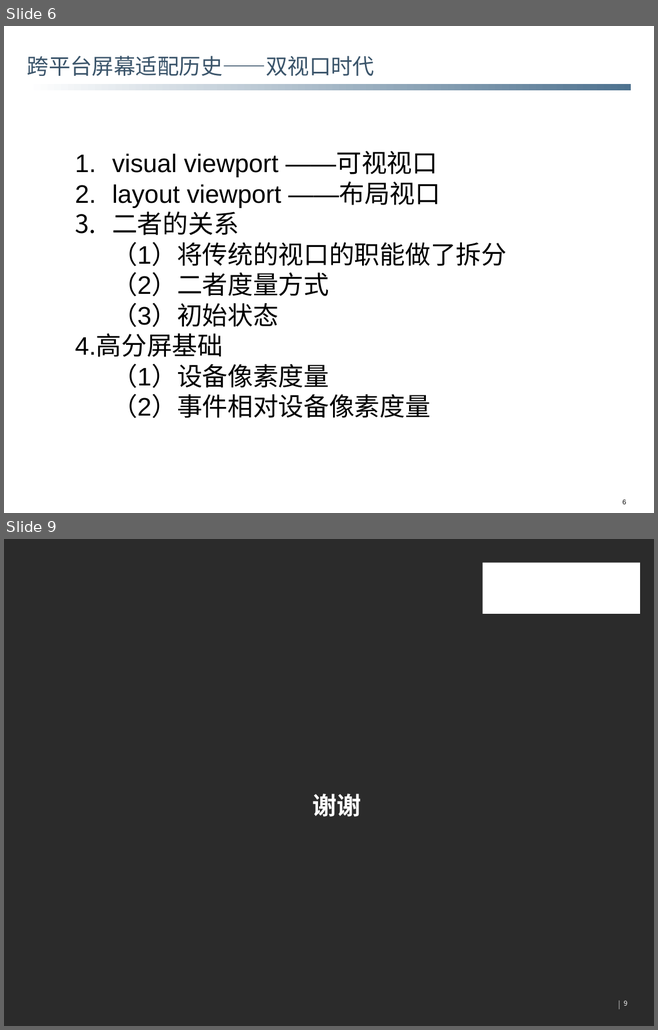
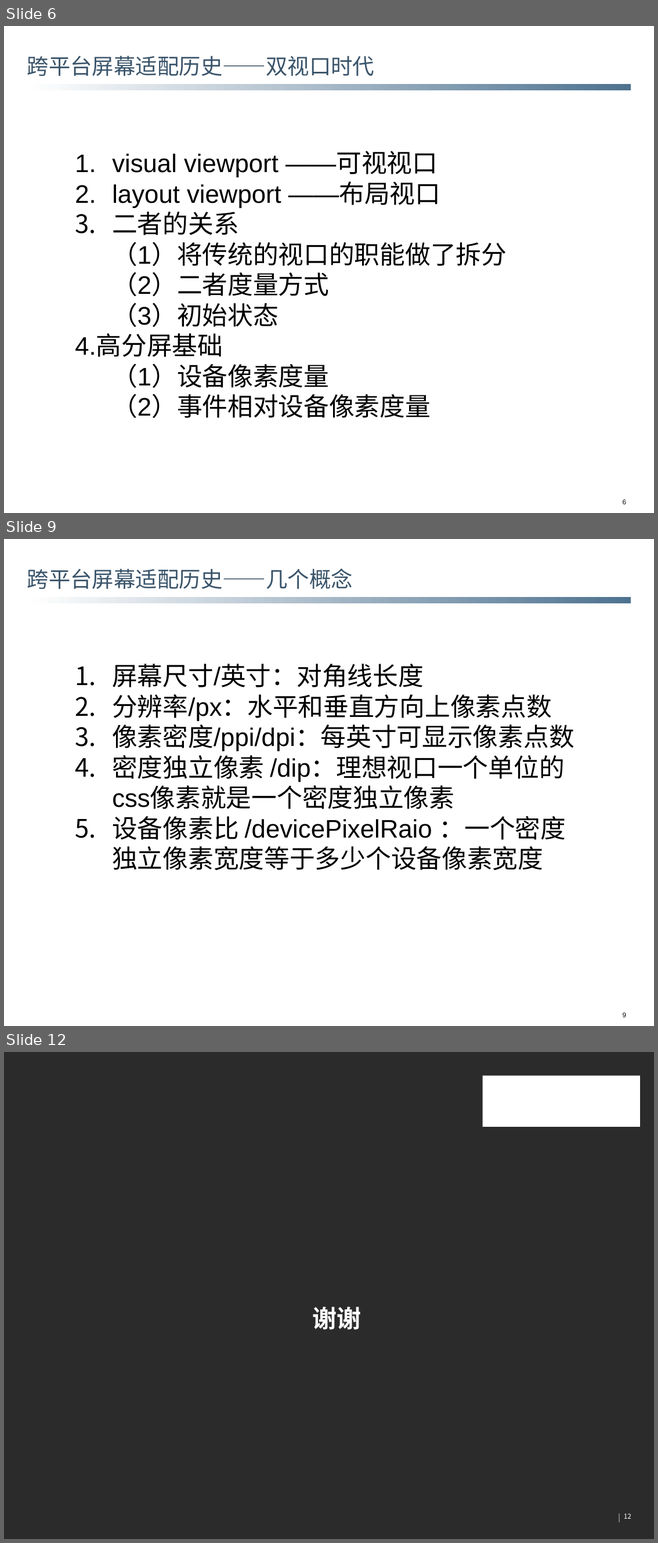
Before and after one commit to snailDu/blog, a slide deck: 技术分享/跨平台屏幕适配原理.pptx. Shown one above the other, each under a label of ours: slides 6 and 9 before the commit, slides 6, 9 and 12 after it; the slides between them are not shown. The pictures are 658x1030 and 658x1543 pixels, drawn with LibreOffice and Linux fonts; fonts in the diff are those of the drawing; background and template pictures are left out; a plain dark background stands for a picture behind light text. Boxes give left, top, right and bottom in pixels: in the first picture for what was removed or moved away, otherwise in the second. Text is boxed around its words. In the diff, an @@ line names an element or a change of style, - is before the commit and + after.

```diff
--- a/技术分享/跨平台屏幕适配原理.pptx
+++ b/技术分享/跨平台屏幕适配原理.pptx
@@ slide 9 added at <box>4,539,654,1026</box>, background #FFFFFF; not listed: 1 template element that a slide beside it also shows @@
@@ title added at <box>27,569,353,589</box>, 34.1 pt, text #3A546A @@
+跨平台屏幕适配历史——几个概念
@@ text added at <box>112,664,574,870</box>, 40 pt, text #000000 @@
+1. 屏幕尺寸/英寸：对角线长度
+2. 分辨率/px：水平和垂直方向上像素点数
+3. 像素密度/ppi/dpi：每英寸可显示像素点数
+4. 密度独立像素 /dip：理想视口一个单位的css像素就是一个密度独立像素
+5. 设备像素比 /devicePixelRaio ：一个密度独立像素宽度等于多少个设备像素宽度
@@ page number added at <box>622,1013,626,1017</box>, 10.7 pt, text #000000 @@
+9
@@ what was slide 9 is now slide 12 @@
@@ page number at <box>623,1514,631,1519</box>: text changed @@
-9
+12
```
Also in this commit, not shown: 4 slides changed, 2 other slides added.
